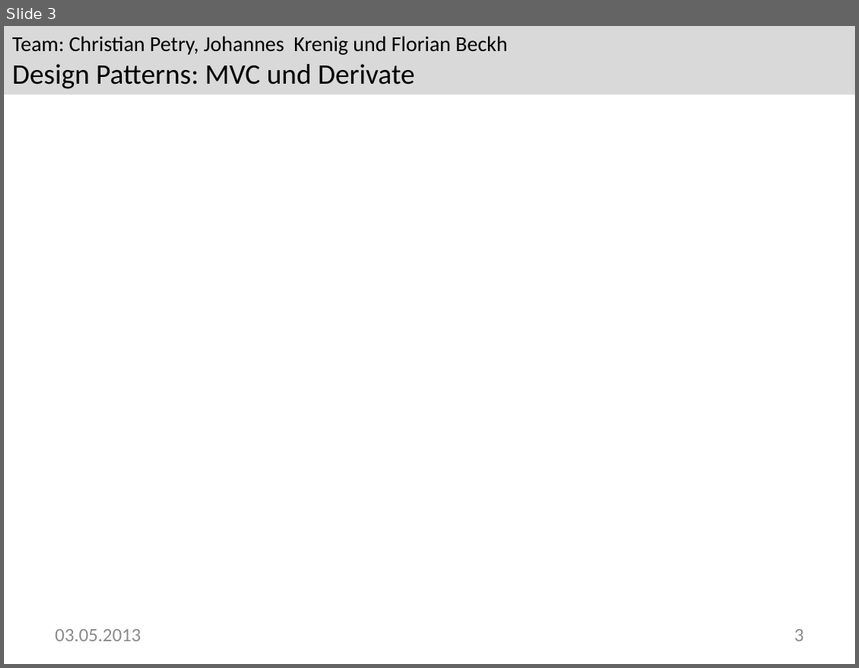
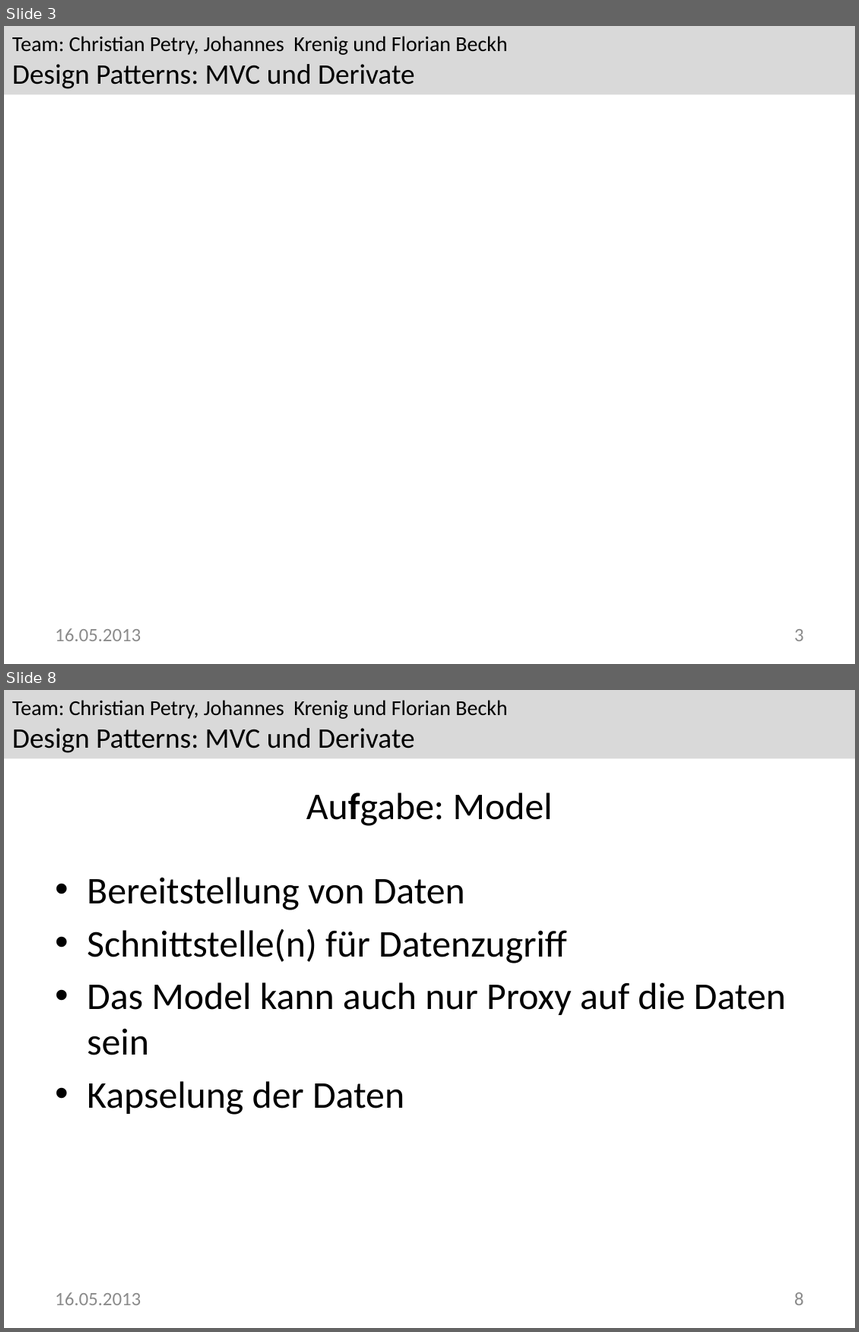
Before and after one commit to Greever/Design-Pattern-MVC, a slide deck: Dokumentation/Praesentation/Praesentation.pptx. Shown one above the other, each under a label of ours: slide 3 before the commit, slides 3 and 8 after it; the slides between them are not shown. The pictures are 859x668 and 859x1332 pixels, drawn with LibreOffice and Linux fonts; fonts in the diff are those of the drawing; background and template pictures are left out. Boxes give left, top, right and bottom in pixels: in the first picture for what was removed or moved away, otherwise in the second. Text is boxed around its words. In the diff, an @@ line names an element or a change of style, - is before the commit and + after.

```diff
--- a/Dokumentation/Praesentation/Praesentation.pptx
+++ b/Dokumentation/Praesentation/Praesentation.pptx
@@ slide 8 added at [4,690,855,1328], background #FFFFFF; not listed: 1 template element that a slide beside it also shows @@
@@ title added at [306,793,553,826], 32 pt, text #000000 @@
+Aufgabe: Model
@@ text added at [87,877,786,1115], 32 pt, text #000000 @@
+• Bereitstellung von Daten
+• Schnittstelle(n) für Datenzugriff
+• Das Model kann auch nur Proxy auf die Daten sein
+• Kapselung der Daten
@@ text added at [55,1293,141,1306], 16 pt, text #8C8C8C @@
+16.05.2013
@@ page number added at [794,1293,804,1306], 16 pt, text #8C8C8C @@
+8
@@ slide 3 changed as well @@
@@ text at [55,629,141,642]: text changed @@
-03.05.2013
+16.05.2013
```
Also in this commit, not shown: 1 other slide changed, 12 other slides added.
